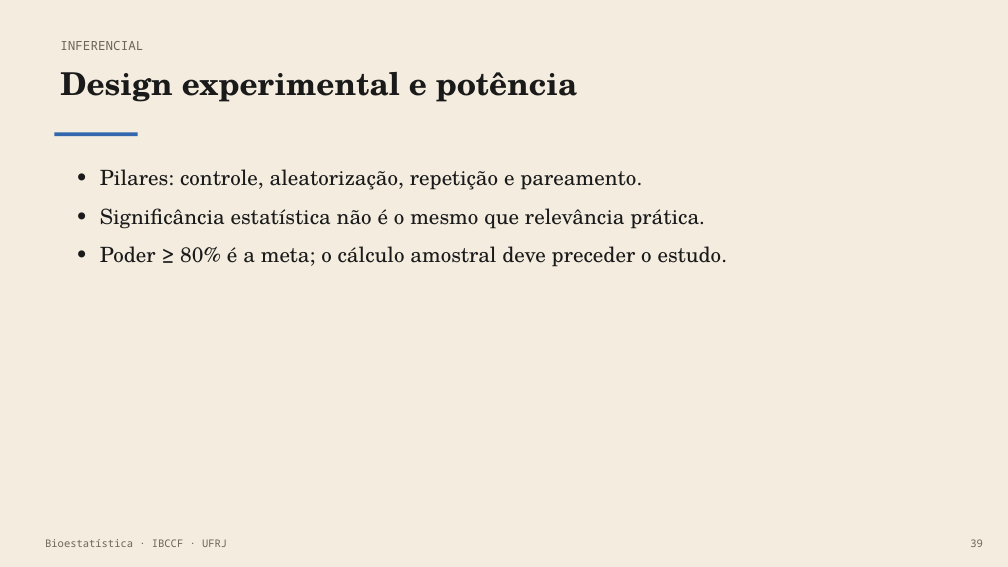
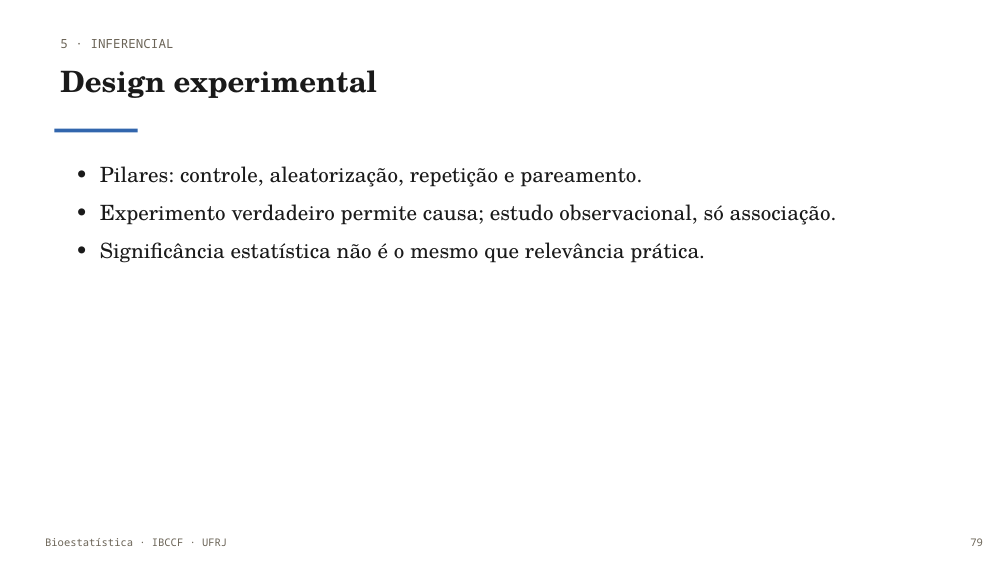
Before and after one commit to monteirotorres/biostat, a slide deck: slide 80 of bioestatistica_slides.pptx (slide 40 before the commit). Drawn at 1008x567 pixels with LibreOffice and Linux fonts; fonts in the diff are those of the drawing; background and template pictures are left out. Boxes give left, top, right and bottom in pixels: in the first picture for what was removed or moved away, otherwise in the second. Text is boxed around its words. In the diff, an @@ line names an element or a change of style, - is before the commit and + after.

```diff
--- a/bioestatistica_slides.pptx
+++ b/bioestatistica_slides.pptx
@@ rectangle removed at [0, 0, 1008, 567] @@
@@ text at [60, 39, 174, 48]: text changed @@
-INFERENCIAL
+5 · INFERENCIAL
@@ text at [60, 70, 377, 98]: text changed; size 30 to 28 pt @@
-Design experimental e potência
+Design experimental
@@ rectangle: place and size @@
-rectangle at [54, 132, 138, 136]
+rectangle at [54, 129, 138, 132]
@@ text at [100, 166, 705, 263]: line spacing 1.1 to 1.12; less space between paragraphs @@
@@ text at [100, 204, 837, 225]: paragraph added @@
+• Experimento verdadeiro permite causa; estudo observacional, só associação.
@@ text at [100, 246, 727, 267]: paragraph removed @@
-• Poder ≥ 80% é a meta; o cálculo amostral deve preceder o estudo.
@@ text at [970, 538, 983, 546]: text changed @@
-39
+79
```
Also in this commit, not shown: 32 other slides changed, 63 slides added, 8 slides removed, 45 other files.
